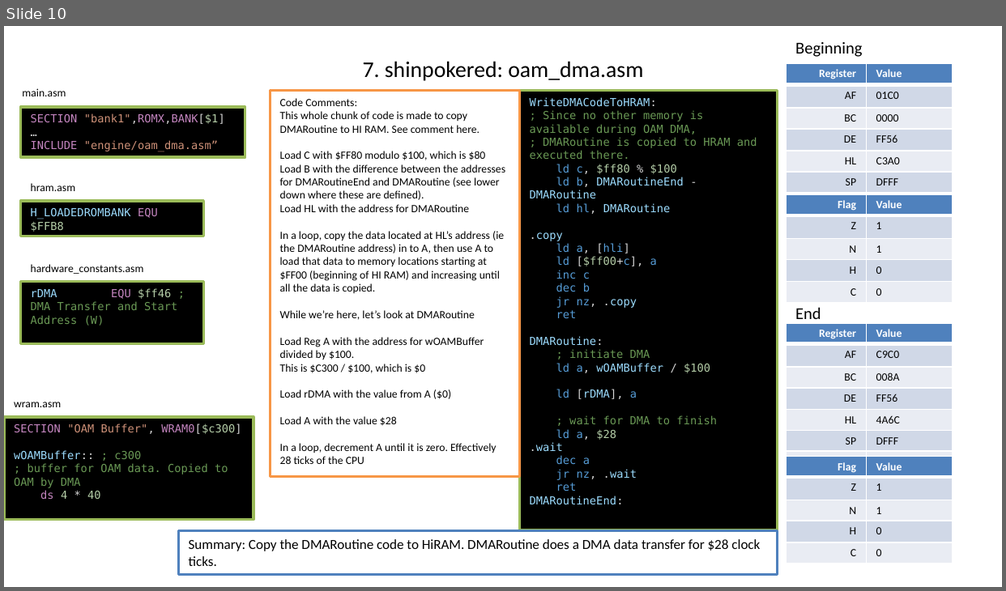
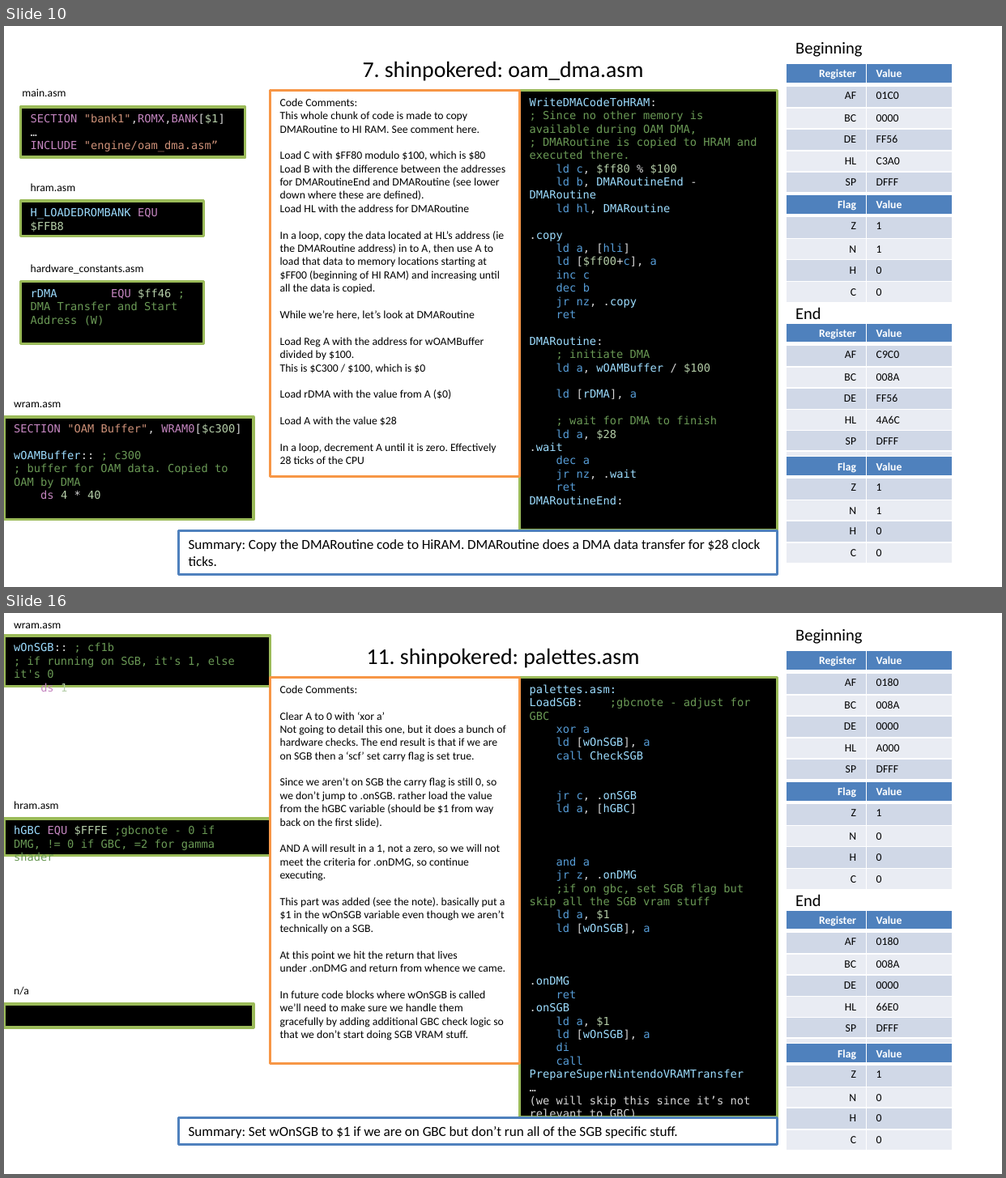
Before and after one commit to timweilert/DK94_Color, a slide deck: SGB_TO_GBC.pptx. Shown one above the other, each under a label of ours: slide 10 before the commit, slides 10 and 16 after it; the slides between them are not shown. The pictures are 1006x591 and 1006x1178 pixels, drawn with LibreOffice and Linux fonts; fonts in the diff are those of the drawing. Boxes give left, top, right and bottom in pixels: in the first picture for what was removed or moved away, otherwise in the second. Text is boxed around its words. In the diff, an @@ line names an element or a change of style, - is before the commit and + after.

```diff
--- a/SGB_TO_GBC.pptx
+++ b/SGB_TO_GBC.pptx
@@ slide 16 added at (4,613,1002,1174), background #FFFFFF @@
@@ rectangle added at (4,636,270,686), fill #000000, outline #9BBB59 2 pt, 8 pt, text #6A9955 @@
+wOnSGB:: ; cf1b
+; if running on SGB, it's 1, else it's 0
+ds 1
@@ text added at (14,623,61,628), 8 pt, text #000000 @@
+wram.asm
@@ text added at (795,629,862,644), 12 pt, text #000000 @@
+Beginning
@@ title added at (367,648,639,668), 16.2 pt, text #000000 @@
+11. shinpokered: palettes.asm
@@ table added at (786,651,952,779), 6 rows, 2 columns @@
+Register | Value
+AF | 0180
+BC | 008A
+DE | 0000
+HL | A000
+SP | DFFF
@@ rectangle added at (270,678,520,1064), fill #FFFFFF, outline #F79646 2 pt, 8 pt, text #000000 @@
+Code Comments:
+Clear A to 0 with ‘xor a’
+Not going to detail this one, but it does a bunch of hardware checks. The end result is that if we are on SGB then a ‘scf’ set carry flag is set true.
+Since we aren’t on SGB the carry flag is still 0, so we don’t jump to .onSGB. rather load the value from the hGBC variable (should be $1 from way back on the first slide).
+AND A will result in a 1, not a zero, so we will not meet the criteria for .onDMG, so continue executing.
+This part was added (see the note). basically put a $1 in the wOnSGB variable even though we aren’t technically on a SGB.
+At this point we hit the return that lives under .onDMG and return from whence we came.
+In future code blocks where wOnSGB is called we’ll need to make sure we handle them gracefully by adding additional GBC check logic so that we don’t start doing SGB VRAM stuff.
@@ rectangle added at (520,678,778,1118), fill #000000, outline #9BBB59 2 pt, 8 pt, text #9CDCFE @@
+palettes.asm:
+LoadSGB: ;gbcnote - adjust for GBC
+xor a
+ld [wOnSGB], a
+call CheckSGB
+jr c, .onSGB
+ld a, [hGBC]
+and a
+jr z, .onDMG
+;if on gbc, set SGB flag but skip all the SGB vram stuff
+ld a, $1
+ld [wOnSGB], a
+.onDMG
+ret
+.onSGB
+ld a, $1
+ld [wOnSGB], a
+di
+call PrepareSuperNintendoVRAMTransfer
+…
+(we will skip this since it’s not relevant to GBC)
@@ table added at (786,781,952,888), 5 rows, 2 columns @@
+Flag | Value
+Z | 1
+N | 0
+H | 0
+C | 0
@@ text added at (14,801,59,809), 8 pt, text #000000 @@
+hram.asm
@@ rectangle added at (4,819,270,855), fill #000000, outline #9BBB59 2 pt, 8 pt, text #6A9955 @@
+hGBC EQU $FFFE ;gbcnote - 0 if DMG, != 0 if GBC, =2 for gamma shader
@@ text added at (795,894,821,906), 12 pt, text #000000 @@
+End
@@ table added at (786,910,952,1059), 7 rows, 2 columns @@
+Register | Value
+AF | 0180
+BC | 008A
+DE | 0000
+HL | 66E0
+SP | DFFF
+ | 
@@ text added at (14,986,29,995), 8 pt, text #000000 @@
+n/a
@@ rectangle added at (4,1004,253,1029), fill #000000, outline #9BBB59 2 pt @@
@@ table added at (786,1043,952,1150), 5 rows, 2 columns @@
+Flag | Value
+Z | 1
+N | 0
+H | 0
+C | 0
@@ rectangle added at (179,1118,778,1145), fill #FFFFFF, outline #4F81BD 2 pt, 10 pt, text #000000 @@
+Summary: Set wOnSGB to $1 if we are on GBC but don’t run all of the SGB specific stuff.
```
Also in this commit, not shown: 8 slides changed, 11 other slides added.
